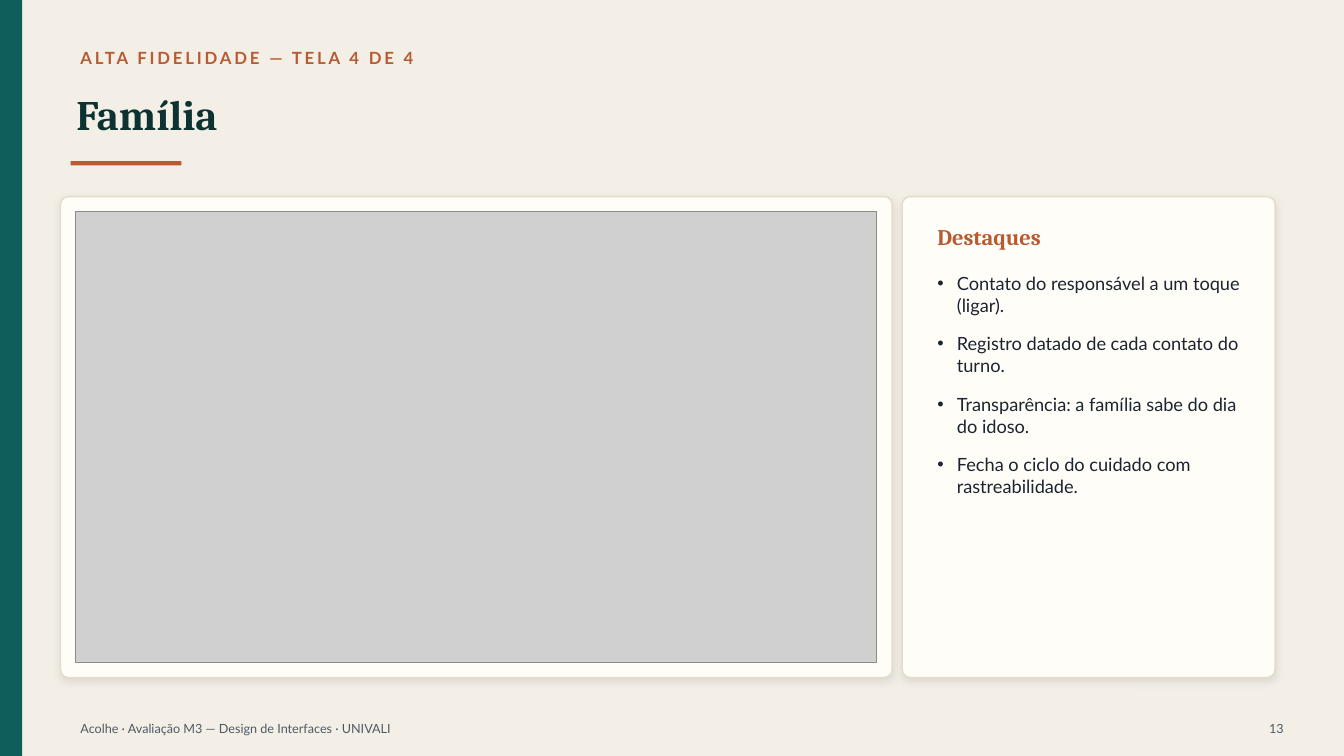
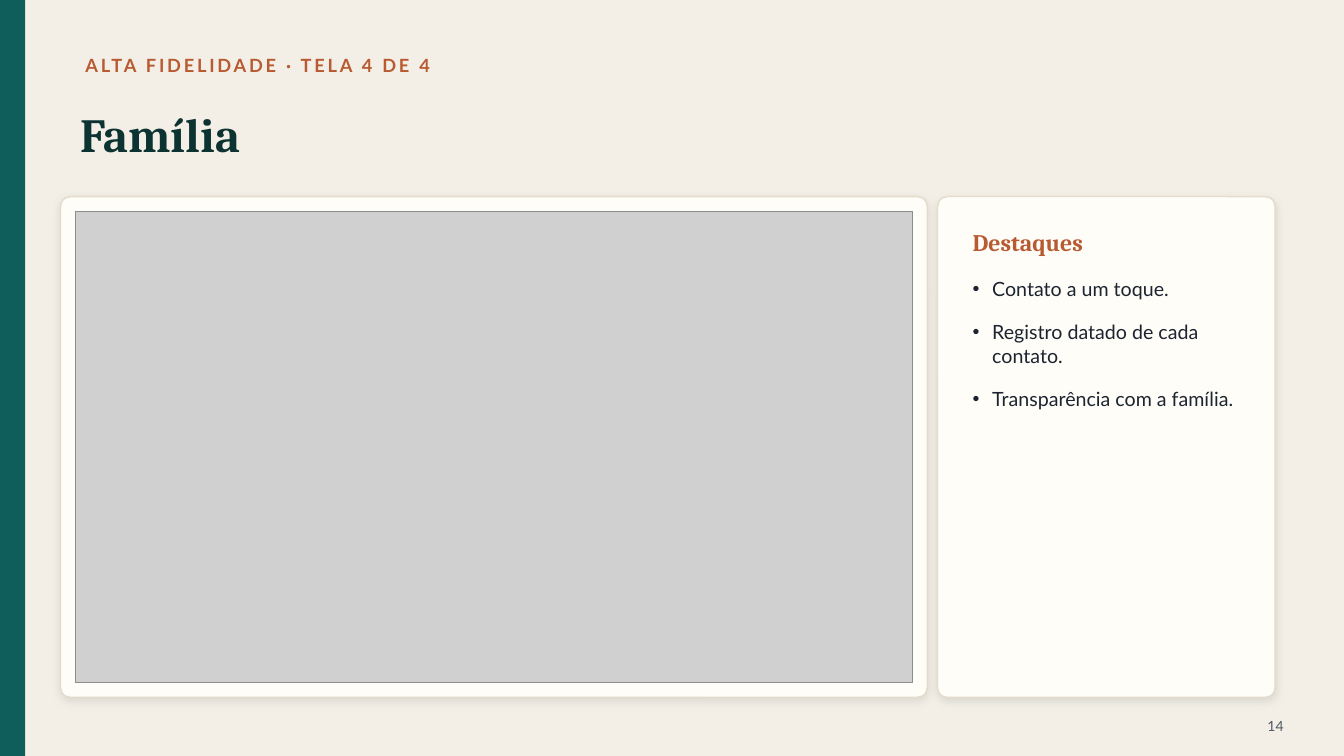
Before and after one commit to jbr121/acolhe-ilpi, a slide deck: slide 15 of apresentacao/Acolhe-Apresentacao-M3.pptx (slide 14 before the commit). Drawn at 1344x756 pixels with LibreOffice and Linux fonts; fonts in the diff are those of the drawing; grey boxes stand for pictures. Boxes give left, top, right and bottom in pixels: in the first picture for what was removed or moved away, otherwise in the second. Text is boxed around its words. In the diff, an @@ line names an element or a change of style, - is before the commit and + after.

```diff
--- a/apresentacao/Acolhe-Apresentacao-M3.pptx
+++ b/apresentacao/Acolhe-Apresentacao-M3.pptx
@@ text at bbox=[362, 59, 430, 72]: text changed; size 12 to 13 pt @@
-ALTA FIDELIDADE — TELA 4 DE 4
+ALTA FIDELIDADE · TELA 4 DE 4
@@ text "Família": place and size @@
-text "Família" at bbox=[76, 100, 217, 131]
+text "Família" at bbox=[80, 118, 240, 153]
@@ text "Família" at bbox=[80, 118, 240, 153]: size 30 to 34 pt @@
@@ line removed from (71, 163) to (181, 163) @@
@@ rounded rectangle: place and size @@
-rounded rectangle at bbox=[60, 197, 892, 678]
+rounded rectangle at bbox=[60, 197, 928, 698]
@@ rounded rectangle at bbox=[60, 197, 928, 698]: proportions changed @@
@@ rounded rectangle at bbox=[938, 197, 1275, 698]: proportions changed @@
@@ rounded rectangle: place and size @@
-rounded rectangle at bbox=[902, 197, 1275, 678]
+rounded rectangle at bbox=[938, 197, 1275, 698]
@@ picture: place and size @@
-picture at bbox=[76, 212, 877, 662]
+picture at bbox=[76, 212, 912, 683]
@@ text "Destaques": place and size @@
-text "Destaques" at bbox=[937, 230, 1041, 250]
+text "Destaques" at bbox=[973, 235, 1083, 256]
@@ text "Destaques" at bbox=[973, 235, 1083, 256]: size 16 to 17 pt @@
@@ text at bbox=[992, 282, 1233, 410]: text changed; size 13 to 14 pt @@
-• Contato do responsável a um toque (ligar).
-• Registro datado de cada contato do turno.
-• Transparência: a família sabe do dia do idoso.
-• Fecha o ciclo do cuidado com rastreabilidade.
+• Contato a um toque.
+• Registro datado de cada contato.
+• Transparência com a família.
@@ text removed at bbox=[80, 724, 391, 736] @@
-Acolhe · Avaliação M3 — Design de Interfaces · UNIVALI
@@ text added at bbox=[1267, 721, 1283, 731], 10 pt, text #4E5966 @@
+14
@@ text removed at bbox=[1269, 724, 1284, 733] @@
-13
```
Also in this commit, not shown: 12 other slides changed, 7 slides added, 6 slides removed, 1 other file.
